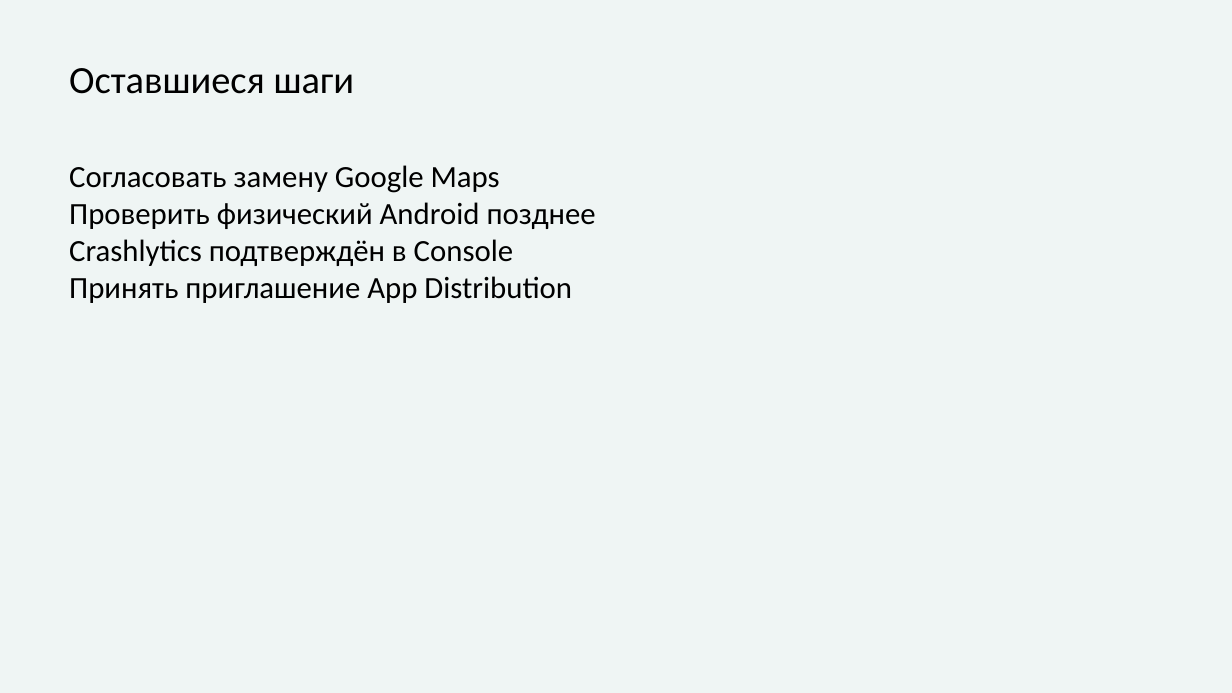
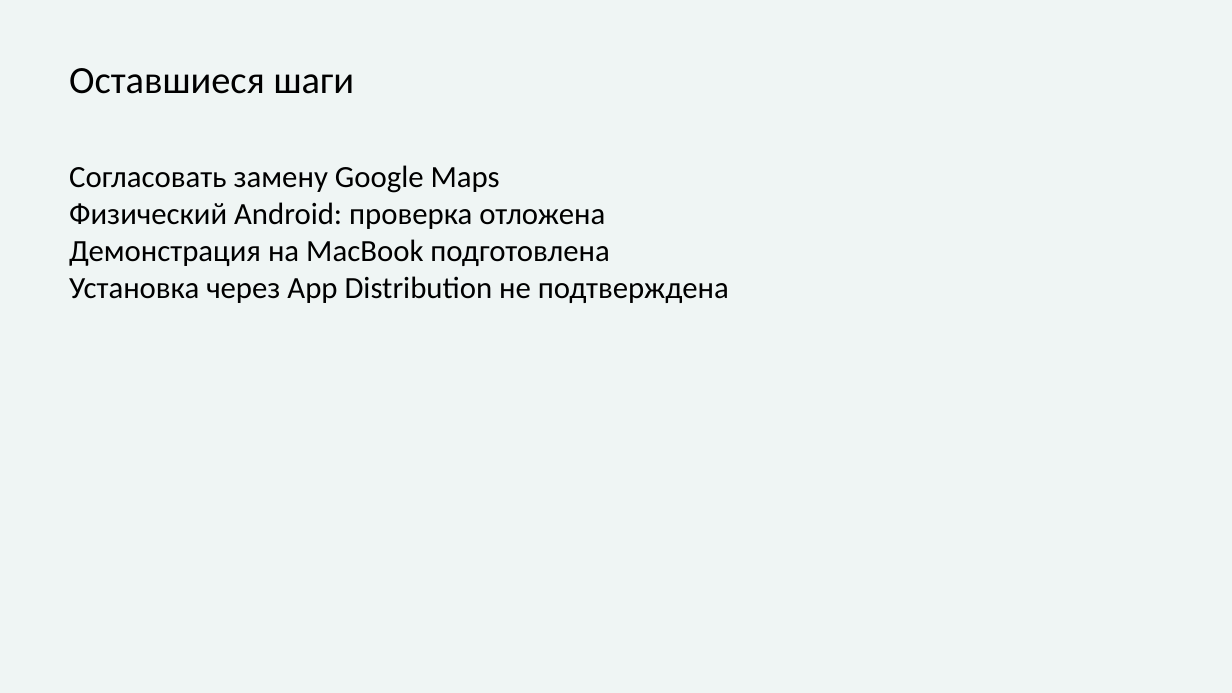
Before and after one commit to yerkesha-A/air-quality-monitor, a slide deck: slide 12 of docs/rk2/RK2_PRESENTATION.pptx. Drawn at 1232x693 pixels with LibreOffice and Linux fonts; fonts in the diff are those of the drawing. Boxes give left, top, right and bottom in pixels: in the first picture for what was removed or moved away, otherwise in the second. Text is boxed around its words. In the diff, an @@ line names an element or a change of style, - is before the commit and + after.

Commit message:
Finish RK2 handoff and verify release on lightweight Android API 30

```diff
--- a/docs/rk2/RK2_PRESENTATION.pptx
+++ b/docs/rk2/RK2_PRESENTATION.pptx
@@ text at box(69, 202, 729, 303): text changed @@
-Проверить физический Android позднее
-Crashlytics подтверждён в Console
-Принять приглашение App Distribution
+Физический Android: проверка отложена
+Демонстрация на MacBook подготовлена
+Установка через App Distribution не подтверждена
```
Also in this commit, not shown: 1 other slide changed, 26 other files.
